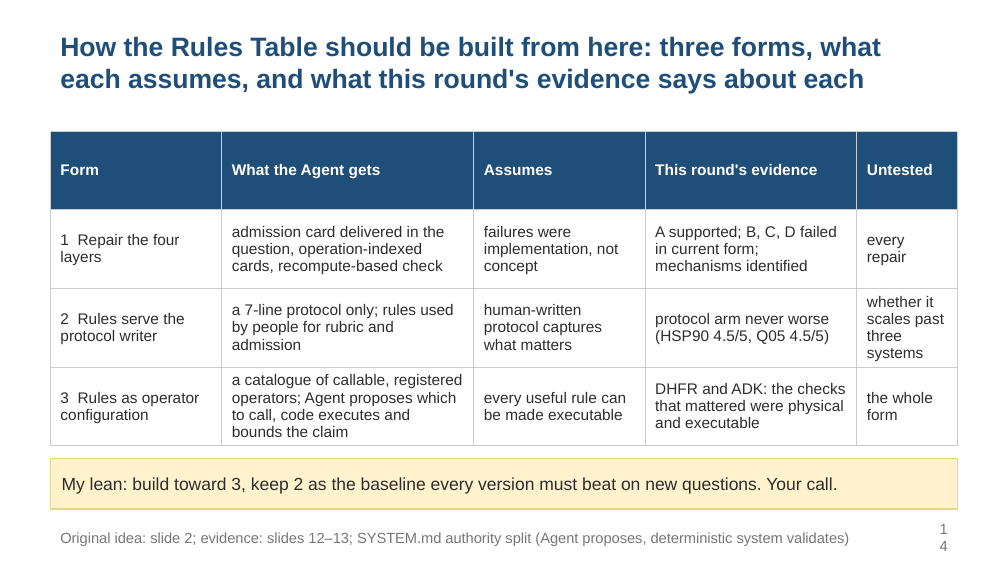
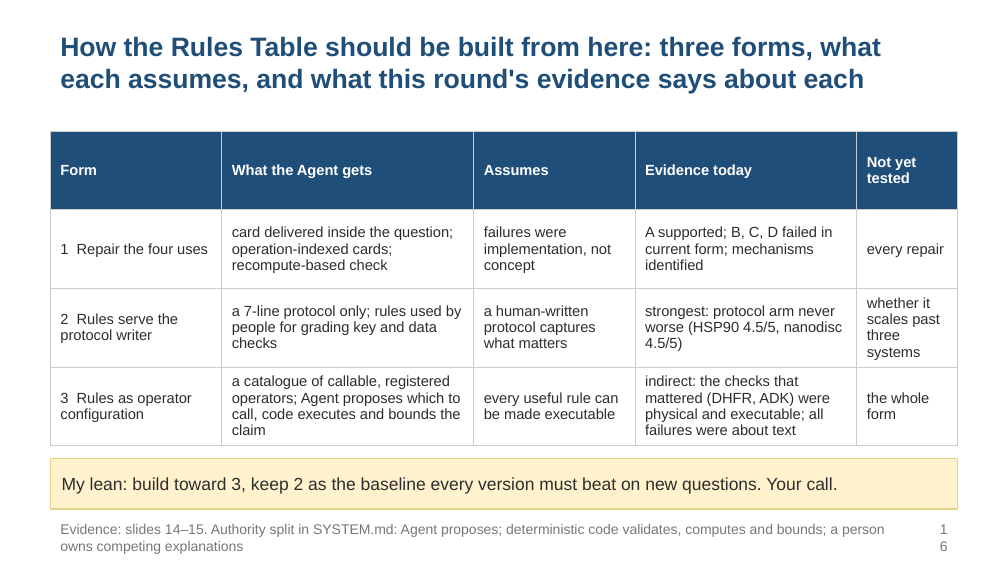
Before and after one commit to alex051107/dynamics-atlas-harness, a slide deck: slide 16 of review/rules-agent-study-20260909/development-results/SOOJUNG_DISCUSSION_20260910_EN.pptx (slide 14 before the commit). Drawn at 1008x567 pixels with LibreOffice and Linux fonts; fonts in the diff are those of the drawing. Boxes give left, top, right and bottom in pixels: in the first picture for what was removed or moved away, otherwise in the second. Text is boxed around its words. In the diff, an @@ line names an element or a change of style, - is before the commit and + after.

```diff
--- a/review/rules-agent-study-20260909/development-results/SOOJUNG_DISCUSSION_20260910_EN.pptx
+++ b/review/rules-agent-study-20260909/development-results/SOOJUNG_DISCUSSION_20260910_EN.pptx
@@ table at box(50, 131, 958, 439) @@
-row 1, column 4: This round's evidence
+row 1, column 4: Evidence today
-row 1, column 5: Untested
+row 1, column 5: Not yet tested
-row 2, column 1: 1 Repair the four layers
+row 2, column 1: 1 Repair the four uses
-row 2, column 2: admission card delivered in the question, operation-indexed cards, recompute-based check
+row 2, column 2: card delivered inside the question; operation-indexed cards; recompute-based check
-row 3: 2 Rules serve the protocol writer | a 7-line protocol only; rules used by people for rubric and admission | human-written protocol captures what matters | protocol arm never worse (HSP90 4.5/5, Q05 4.5/5) | whether it scales past three systems
+row 3: 2 Rules serve the protocol writer | a 7-line protocol only; rules used by people for grading key and data checks | a human-written protocol captures what matters | strongest: protocol arm never worse (HSP90 4.5/5, nanodisc 4.5/5) | whether it scales past three systems
-row 4, column 4: DHFR and ADK: the checks that mattered were physical and executable
+row 4, column 4: indirect: the checks that mattered (DHFR, ADK) were physical and executable; all failures were about text
@@ size 11 to 10.5 pt in "Form", "What the Agent gets", "Assumes", "failures were implementation, not concept" and 8 more places @@
@@ text at box(60, 524, 885, 554): text changed; size 10.5 to 10 pt @@
-Original idea: slide 2; evidence: slides 12–13; SYSTEM.md authority split (Agent proposes, deterministic system validates)
+Evidence: slides 14–15. Authority split in SYSTEM.md: Agent proposes; deterministic code validates, computes and bounds; a person owns competing explanations
@@ text at box(927, 522, 958, 552): text changed; size 10.5 to 10 pt @@
-14
+16
```
Also in this commit, not shown: 22 other slides changed, 3 slides added, 11 other files.
